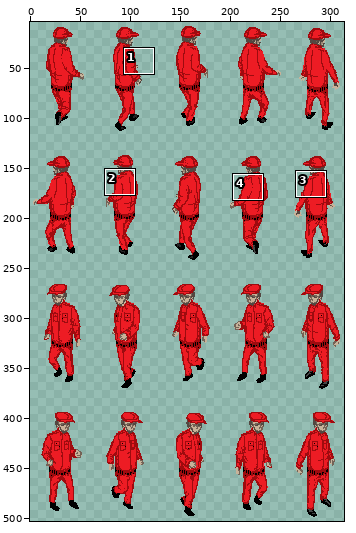
Edited in one commit: sprite sheet (Assets/Vorlage/PlayerAll.png). Above: a wide view before the commit, with the close-up outlined.
Close-up. The starting point:
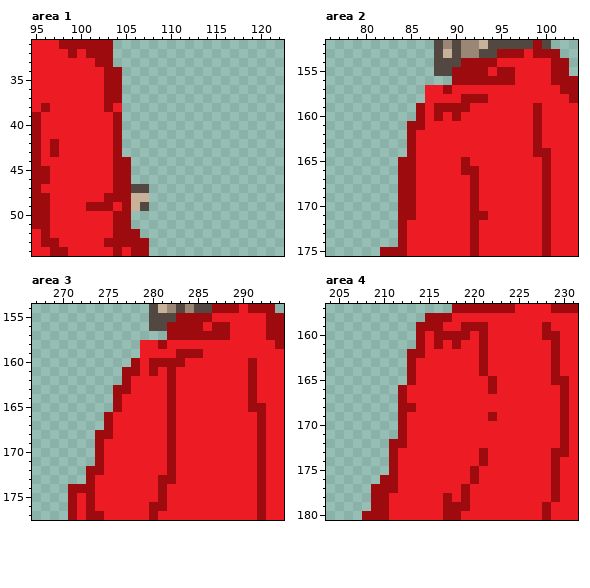
The file is 320x512 pixels. Shown: area 1: x 95..122, y 31..54; area 2: x 76..103, y 152..175; area 3: x 267..294, y 154..177; area 4: x 204..231, y 157..180. The wide view leaves out empty margins. The commit also changed other parts of the picture, which this record leaves out.
The result:
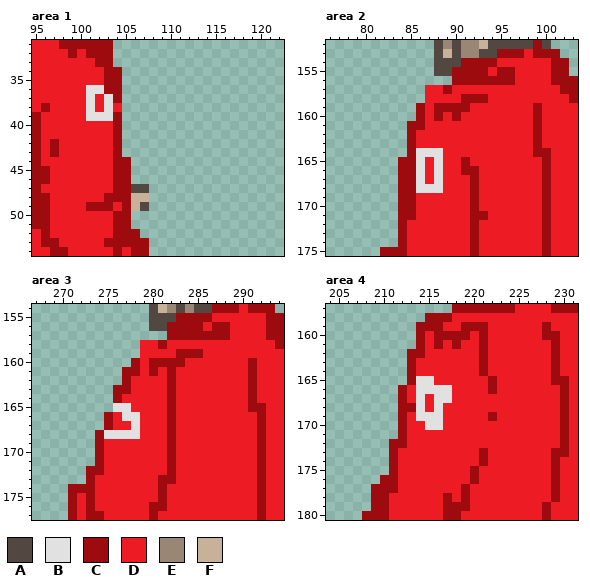
Palette (. is transparent): A #534741  B #e1e1e1  C #9e0b0f  D #ed1c24  E #998675  F #c7b299
Change:
Area 1:
The edit turns colour C into colour B in rows 37 to 38 at x 103.
The edit turns colour D into colour B in row 36 at x 101 to 102; in rows 37 to 38 at x 101; in row 39 at x 101 to 103.
Area 2:
The edit turns colour D into colour B in row 164 at x 86 to 88; in rows 165 to 167 at x 86 and 88; in row 168 at x 86 to 88.
Area 3:
The edit turns colour C into colour B in row 165 at x 276; in row 168 at x 275.
The edit turns colour D into colour B in row 165 at x 277; in row 166 at x 277 to 278; in row 167 at x 278; in row 168 at x 276 to 278.
Area 4:
The edit turns colour D into colour B in row 165 at x 214 to 215; in row 166 at x 214 to 217; in row 167 at x 214 and 216 to 217; in row 168 at x 214 and 216; in row 169 at x 214 to 216; in row 170 at x 215 to 216.
Boxes around the changes in both close-ups, in picture pixels (x1, y1, x2, y2):
changed: (86, 85, 113, 121)
changed: (416, 148, 443, 193)
changed: (104, 403, 140, 439)
changed: (416, 376, 452, 430)
